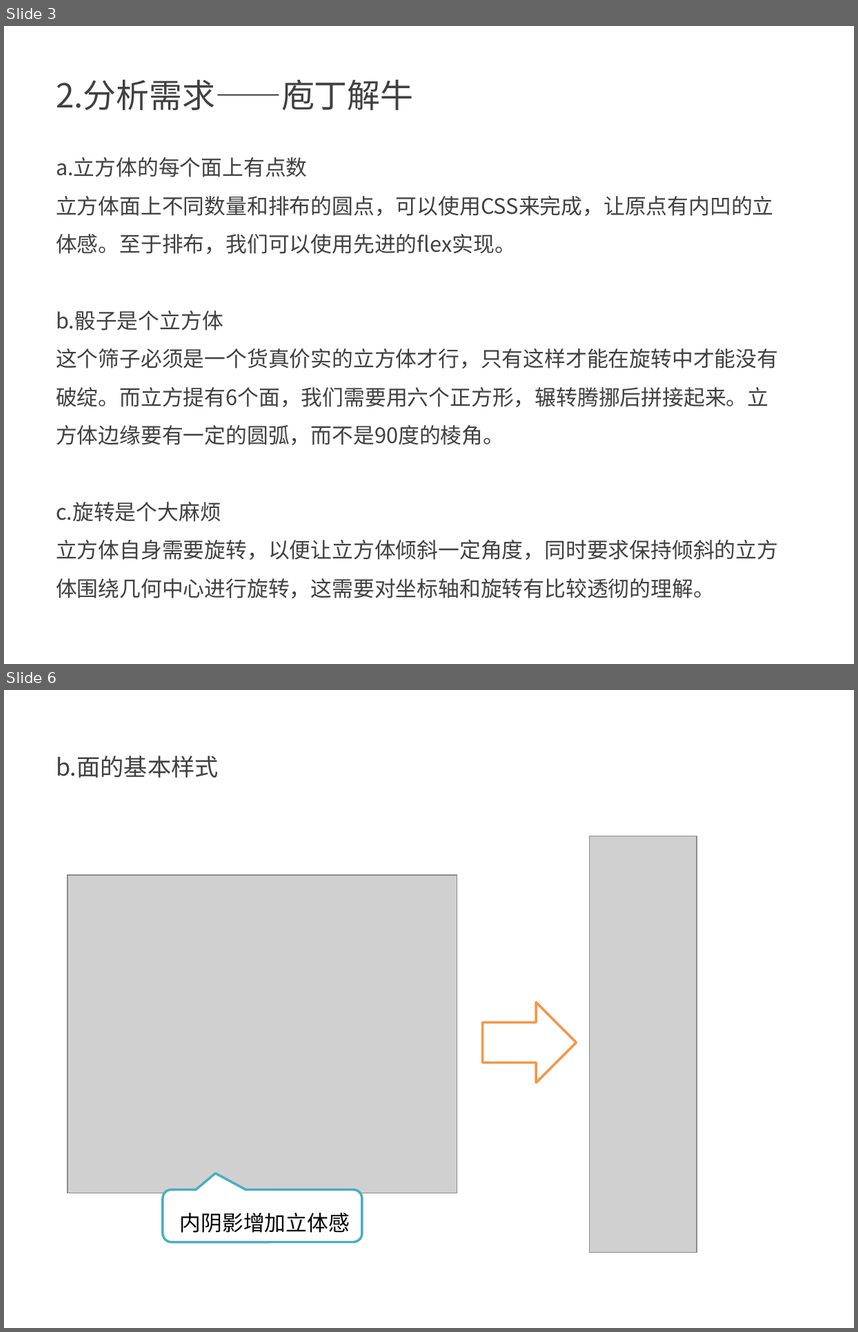
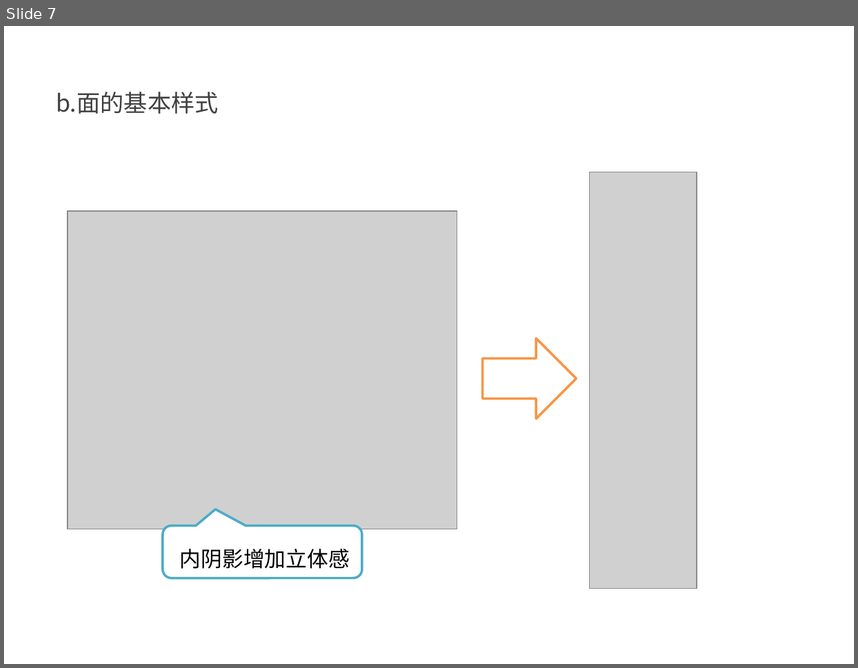
Before and after one commit to kong66/webAni, a slide deck: 3-dice2/dice.pptx. Shown one above the other, each under a label of ours: slides 3 and 6 before the commit, slide 7 after it; the slides between them are not shown. The pictures are 858x1332 and 858x668 pixels, drawn with LibreOffice and Linux fonts; fonts in the diff are those of the drawing; grey boxes stand for pictures. Boxes give left, top, right and bottom in pixels: in the first picture for what was removed or moved away, otherwise in the second. Text is boxed around its words. In the diff, an @@ line names an element or a change of style, - is before the commit and + after.

```diff
--- a/3-dice2/dice.pptx
+++ b/3-dice2/dice.pptx
@@ slide 3 removed at <box>4,26,854,664</box>, background #FFFFFF @@
@@ text removed at <box>56,79,413,110</box> @@
-2.分析需求——庖丁解牛
@@ text removed at <box>56,157,778,598</box> @@
-a.立方体的每个面上有点数
-立方体面上不同数量和排布的圆点，可以使用CSS来完成，让原点有内凹的立体感。至于排布，我们可以使用先进的flex实现。
-b.骰子是个立方体
-这个筛子必须是一个货真价实的立方体才行，只有这样才能在旋转中才能没有破绽。而立方提有6个面，我们需要用六个正方形，辗转腾挪后拼接起来。立方体边缘要有一定的圆弧，而不是90度的棱角。
-c.旋转是个大麻烦
-立方体自身需要旋转，以便让立方体倾斜一定角度，同时要求保持倾斜的立方体围绕几何中心进行旋转，这需要对坐标轴和旋转有比较透彻的理解。
@@ what was slide 6 is now slide 7 @@
```
Also in this commit, not shown: 2 slides changed, 4 slides added, 2 other slides removed, 3 other files.
